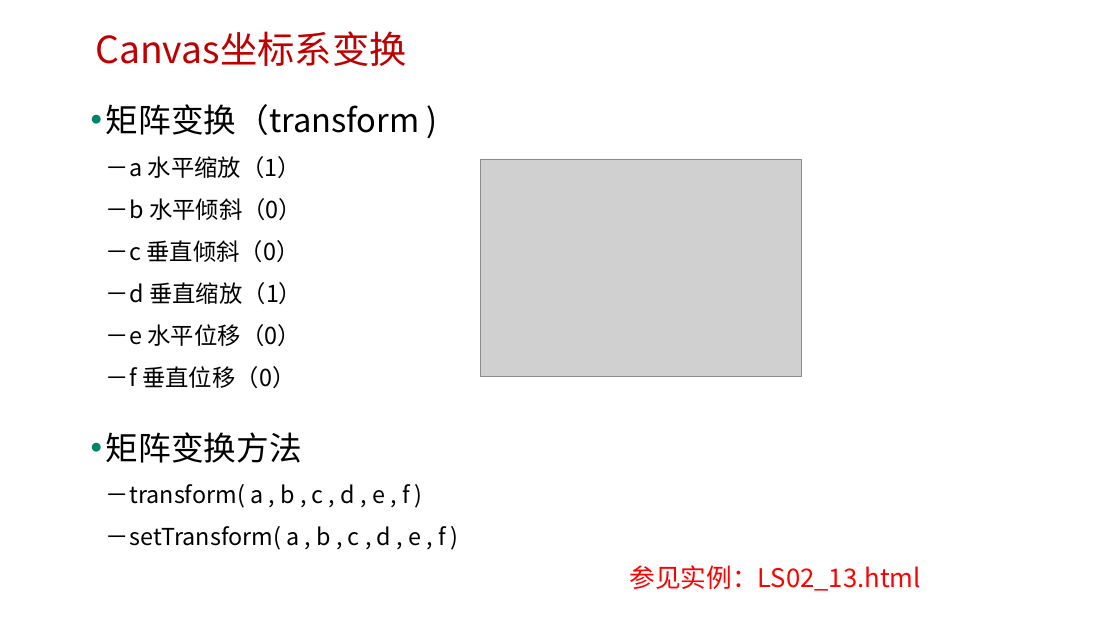
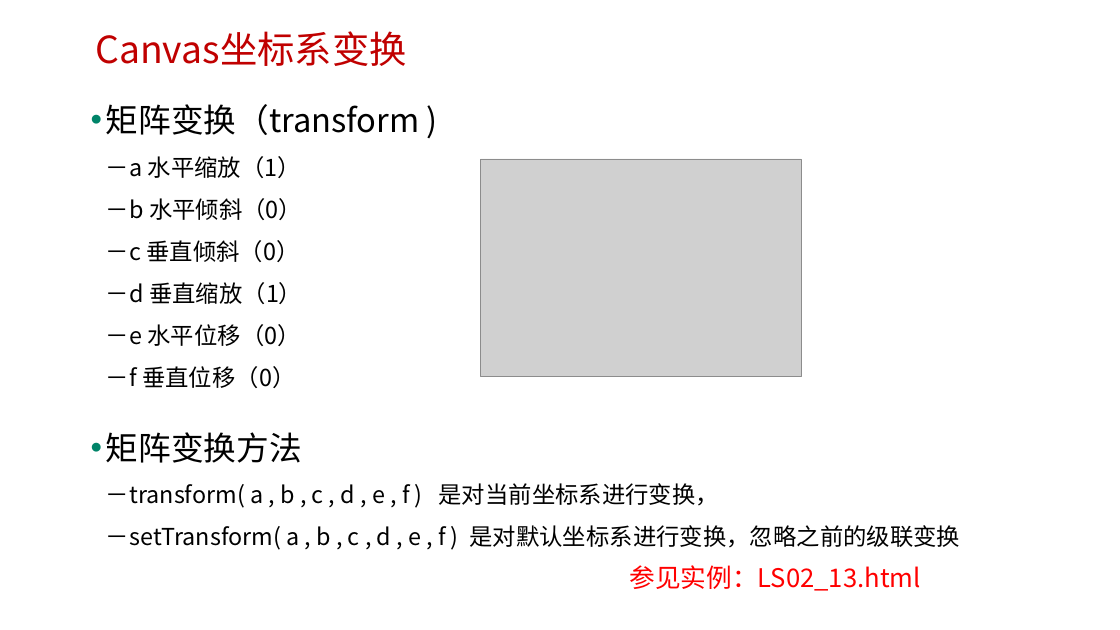
Before and after one commit to onest-qile/H5-Game-Development, a slide deck: slide 34 of 课程PPT/（02）H5 Canvas图形绘制.pptx. Drawn at 1120x630 pixels with LibreOffice and Linux fonts; fonts in the diff are those of the drawing; grey boxes stand for pictures; background and template pictures are left out. Boxes give left, top, right and bottom in pixels: in the first picture for what was removed or moved away, otherwise in the second. Text is boxed around its words. In the diff, an @@ line names an element or a change of style, - is before the commit and + after.

```diff
--- a/课程PPT/（02）H5 Canvas图形绘制.pptx
+++ b/课程PPT/（02）H5 Canvas图形绘制.pptx
@@ text at [106,432,961,550]: text changed @@
-• 矩阵变换方法
-  －transform( a , b , c , d , e , f )
-  －setTransform( a , b , c , d , e , f )
+• 矩阵变换方法
+  －transform( a , b , c , d , e , f ) 是对当前坐标系进行变换，
+  －setTransform( a , b , c , d , e , f ) 是对默认坐标系进行变换，忽略之前的级联变换
```
Also in this commit, not shown: 7 other slides changed, 11 other files.
